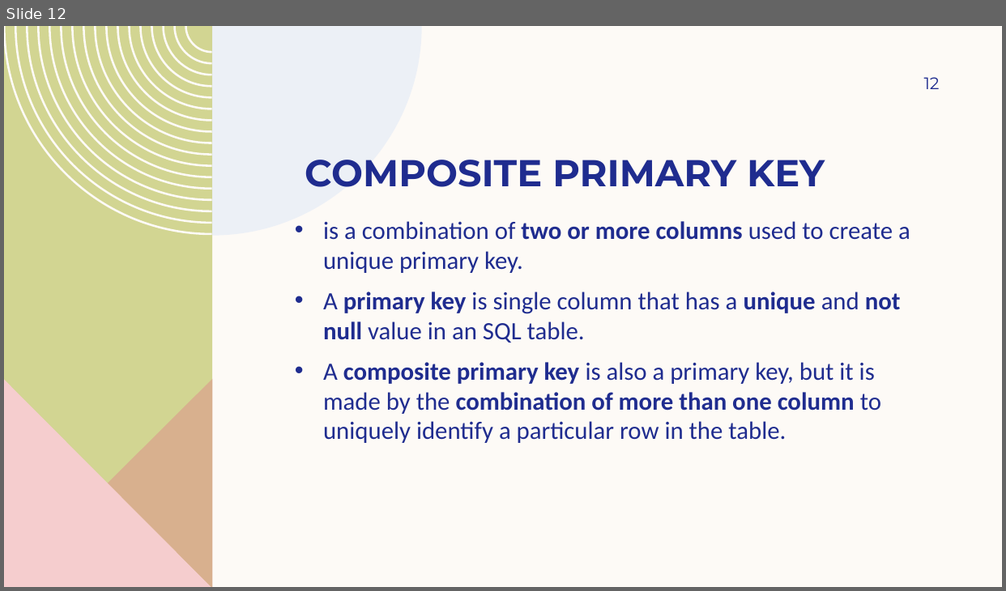
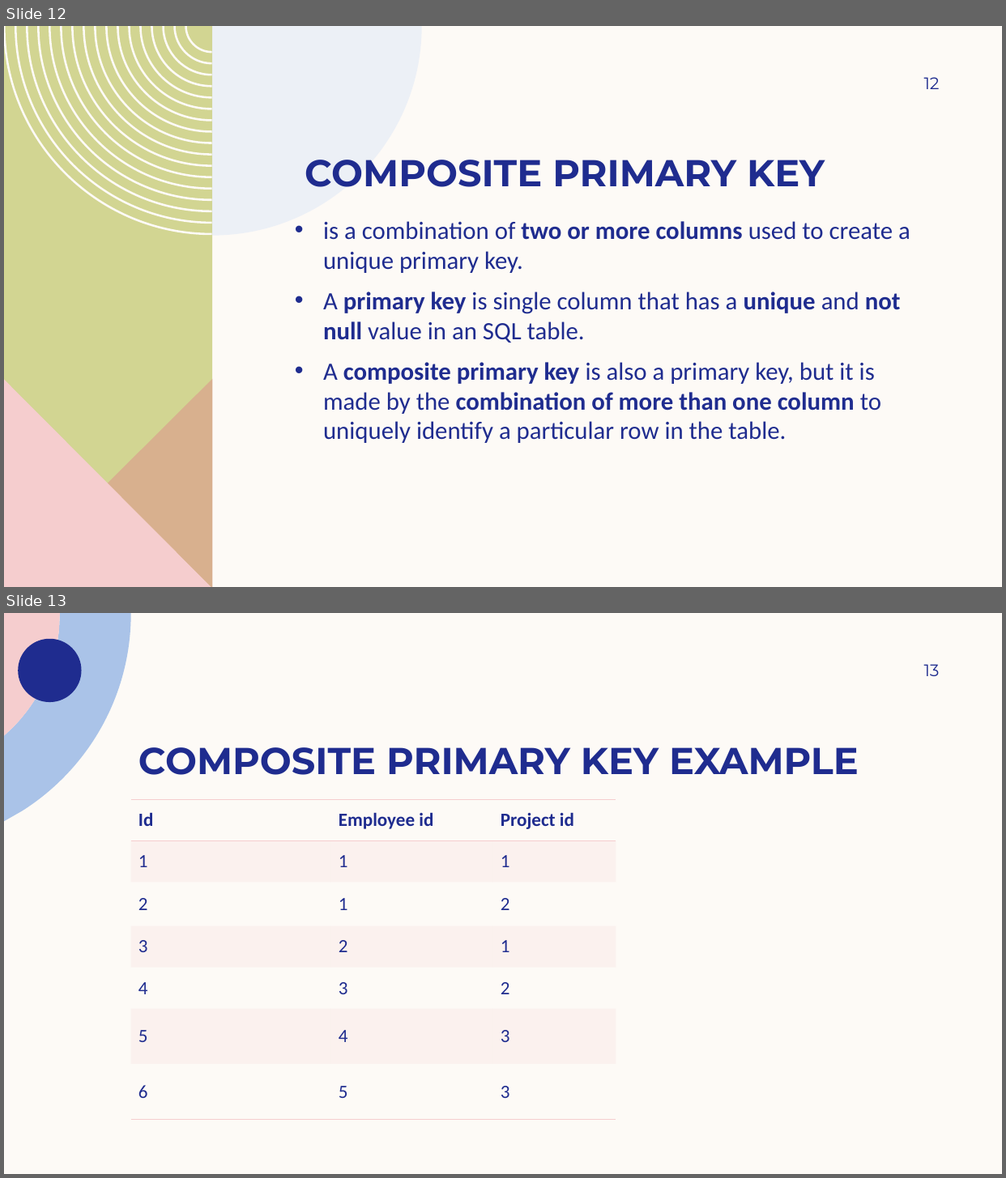
Before and after one commit to som-IT/SQL-slides, a slide deck: database relationships.pptx. Shown one above the other, each under a label of ours: slide 12 before the commit, slides 12 and 13 after it. The pictures are 1006x591 and 1006x1178 pixels, drawn with LibreOffice and Linux fonts; fonts in the diff are those of the drawing. Boxes give left, top, right and bottom in pixels: in the first picture for what was removed or moved away, otherwise in the second. Text is boxed around its words. In the diff, an @@ line names an element or a change of style, - is before the commit and + after.

```diff
--- a/database relationships.pptx
+++ b/database relationships.pptx
@@ slide 13 added at [4,613,1002,1174], background #FDFAF6 @@
@@ freeform shape added at [4,613,131,821], fill #AAC3E8 @@
@@ freeform shape added at [4,613,60,736], fill #F5CDCE @@
@@ freeform shape added at [19,638,82,702], fill #1F2C8F @@
@@ page number added at [924,664,940,676], 16 pt, text #1F2C8F @@
+13
@@ title added at [138,747,859,775], 36 pt, text #1F2C8F, bold @@
+COMPOSITE PRIMARY KEY EXAMPLE
@@ table added at [131,799,616,1120], 7 rows, 3 columns @@
+Id | Employee id | Project id
+1 | 1 | 1
+2 | 1 | 2
+3 | 2 | 1
+4 | 3 | 2
+5 | 4 | 3
+6 | 5 | 3
```
Also in this commit, not shown: 1 other slide added.
